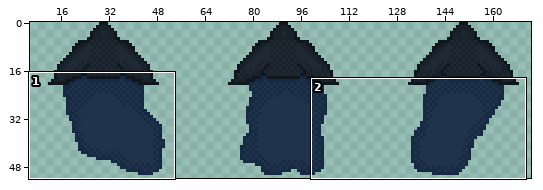
Sprite sheet: Assets/Sprites/PJSombraSubiendo.png. The picture above shows the old version from afar; the outline marks the close-up.
Close-up. Before the commit:
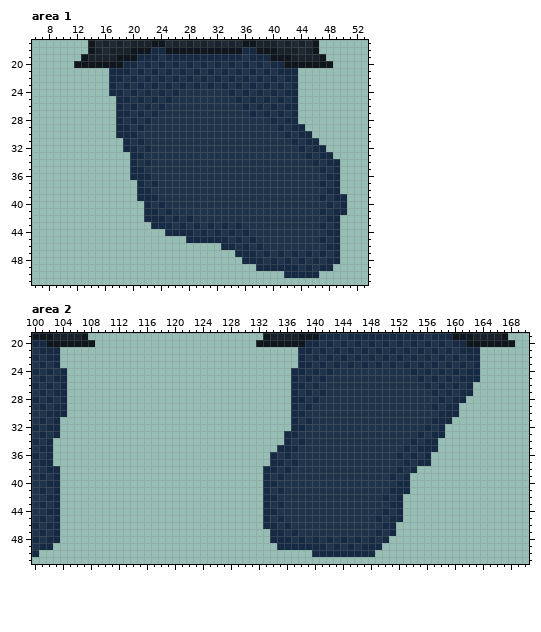
Colours within 5 levels of each other are drawn and written as one. Shown: area 1: x 6..53, y 17..51; area 2: x 100..170, y 19..51. The old version is drawn lined up with the new one. The wide view leaves out empty margins. The commit also changed other parts of the picture, which this record leaves out.
The result:
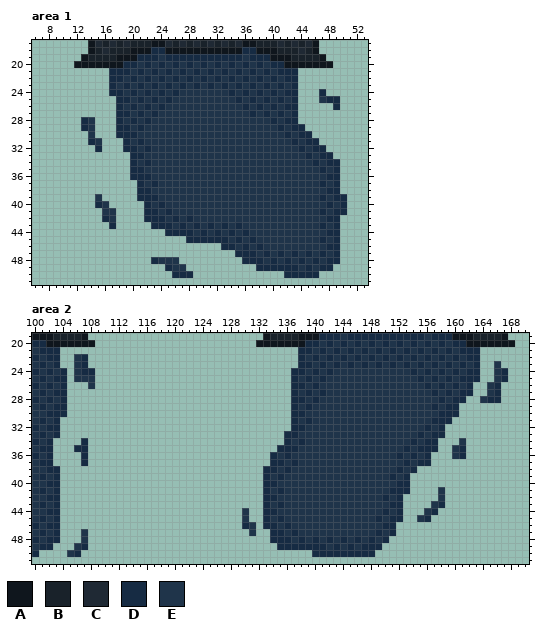
Palette (. is transparent): A #0f161d  B #19222a  C #1f2934  D #162b43  E #1f344a
The edit:
whole drawing moved by +7,+0 (the old picture is shown already moved)
file 900x260 -> 180x52 pixels (blocks of 5x5 -> 1x1; one block is one cell here)
Area 1:
The edit adds colour D in row 24 at x 47; in row 25 at x 48 to 49; in row 26 at x 49; in rows 28 to 29 at x 13; in row 31 at x 14; in row 32 at x 15.
The edit adds colour D in row 40 at x 15; in row 42 at x 16; in row 43 at x 17; in row 48 at x 23; in row 49 at x 25; in row 50 at x 26 to 28.
The edit adds colour E in row 25 at x 47; in rows 28 to 30 at x 14; in row 31 at x 15; in row 39 at x 15; in row 40 at x 16; in row 41 at x 16 to 17.
The edit adds colour E in row 42 at x 17; in row 48 at x 24 to 26; in row 49 at x 26 to 27.
Area 2:
The edit adds colour D in rows 22 to 23 at x 107; in row 24 at x 107 to 108 and 167; in row 25 at x 167; in rows 26 to 27 at x 166; in row 28 at x 165 to 166; in row 34 at x 107.
The edit adds colour D in row 35 at x 106 to 107 and 161; in row 36 at x 107 and 161; in row 37 at x 107; in row 43 at x 158; in row 44 at x 157; in row 45 at x 156.
The edit adds colour D in row 46 at x 130; in row 49 at x 107; in row 50 at x 106.
The edit adds colour E in row 22 at x 106; in rows 23 to 24 at x 106 and 166; in row 25 at x 106 to 108 and 166; in row 26 at x 108 and 165; in row 27 at x 165; in row 28 at x 164.
The edit adds colour E in row 34 at x 161; in rows 35 to 36 at x 160; in rows 41 to 42 at x 158; in row 43 at x 157; in row 44 at x 130 and 156; in row 45 at x 130 and 155.
The edit adds colour E in row 46 at x 131; in row 47 at x 107 and 131; in row 48 at x 107; in row 49 at x 106; in row 50 at x 105.
